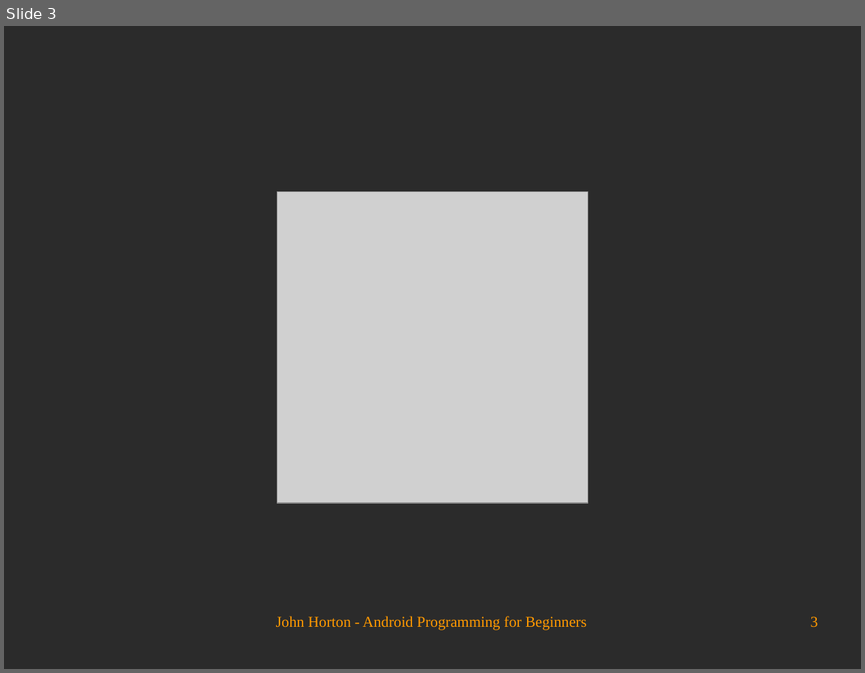
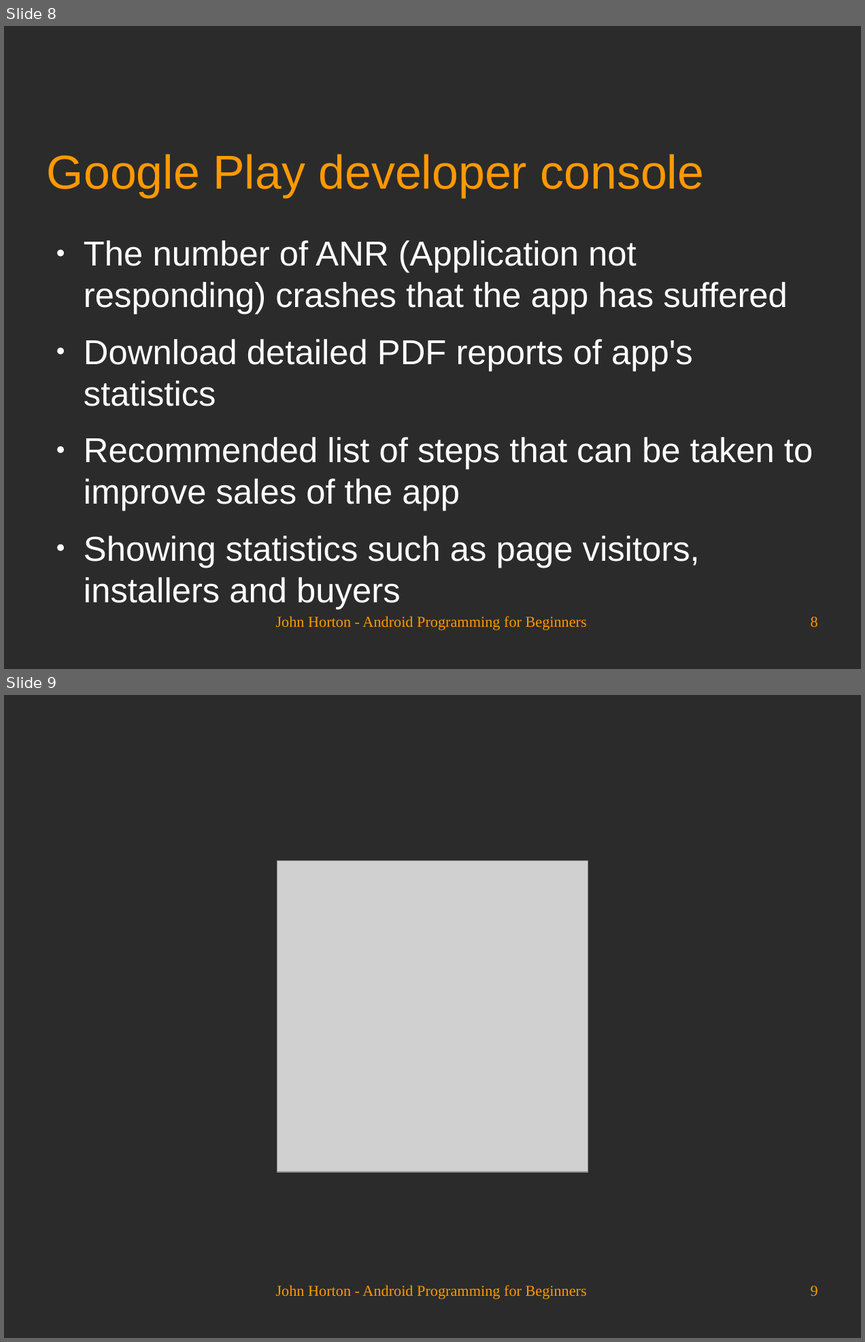
Before and after one commit to Academy-Soft-Intellect/Android-Programming-for-Beginners, a slide deck: 29_Publishing_Apps.odp. Shown one above the other, each under a label of ours: slide 3 before the commit, slides 8 and 9 after it. The pictures are 865x673 and 865x1342 pixels, drawn with LibreOffice and Linux fonts; fonts in the diff are those of the drawing; grey boxes stand for pictures; background and template pictures are left out; a plain dark background stands for a picture behind light text. Boxes give left, top, right and bottom in pixels: in the first picture for what was removed or moved away, otherwise in the second. Text is boxed around its words. In the diff, an @@ line names an element or a change of style, - is before the commit and + after.

```diff
--- a/29_Publishing_Apps.odp
+++ b/29_Publishing_Apps.odp
@@ slide 8 added at (4,26,861,669), background picture (left out) @@
@@ title added at (47,154,704,197), 44 pt, text #FF9900 @@
+Google Play developer console
@@ text added at (84,240,813,609), 32 pt, text #FFFFFF @@
+● The number of ANR (Application not responding) crashes that the app has suffered
+● Download detailed PDF reports of app's statistics
+● Recommended list of steps that can be taken to improve sales of the app
+● Showing statistics such as page visitors, installers and buyers
@@ text added at (276,616,587,630), 14 pt, text #FF9900 @@
+John Horton - Android Programming for Beginners
@@ page number added at (810,616,818,626), 14 pt, text #FF9900 @@
+8
@@ what was slide 3 is now slide 9 @@
@@ page number at (810,1285,818,1295): text changed @@
-3
+9
```
Also in this commit, not shown: 1 slide changed, 6 other slides added, 1 slide removed.
